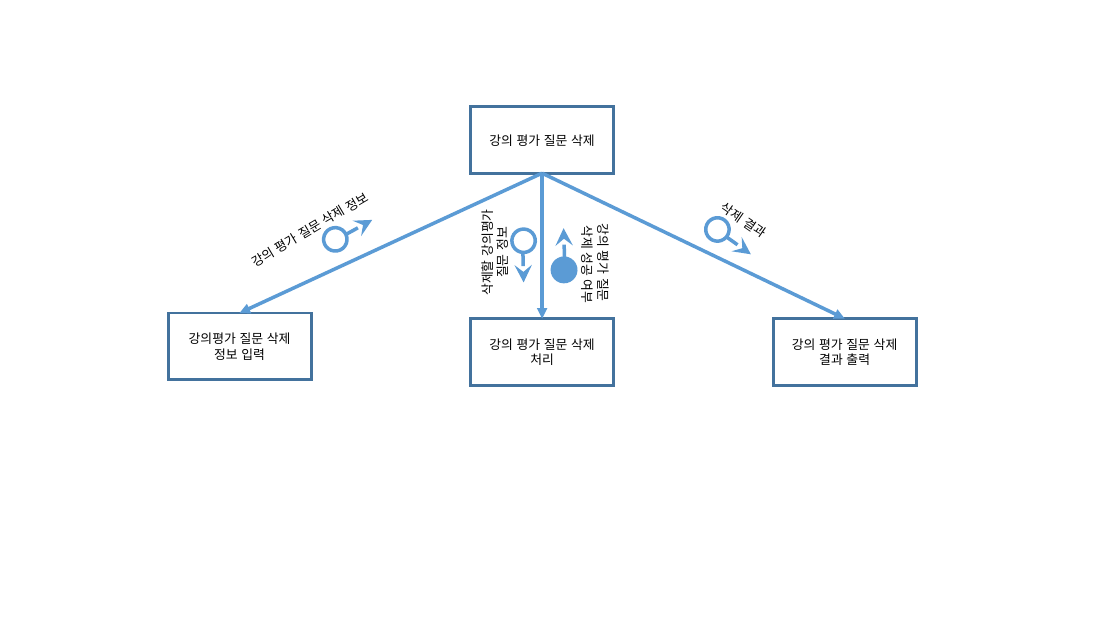
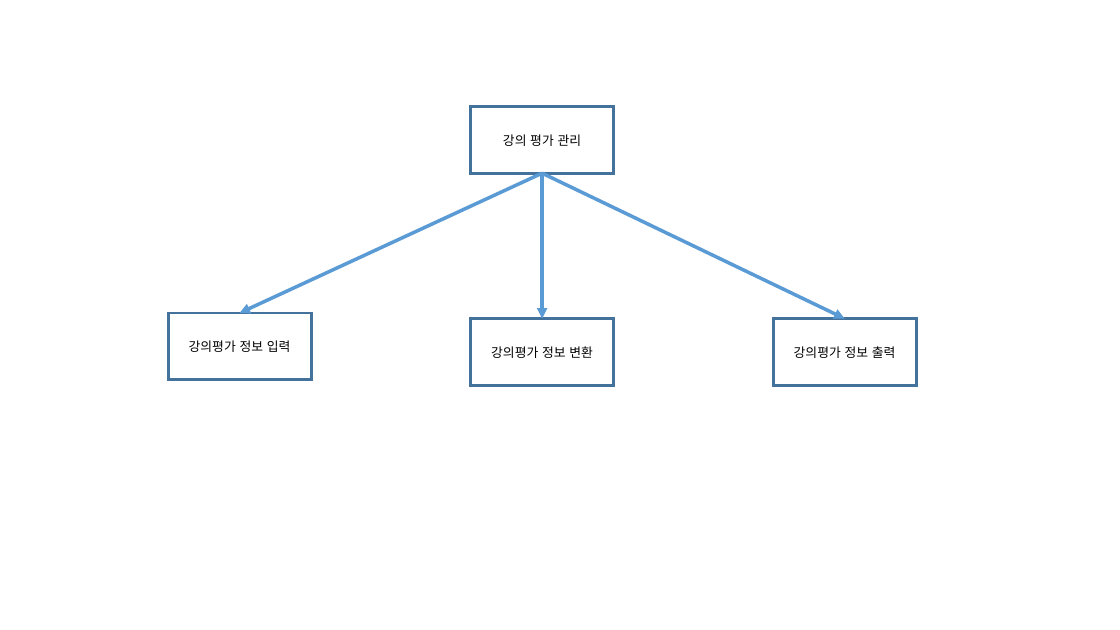
Before and after one commit to se04/se04, a slide deck: slide 1 of SDD 관련 자료/작업 결과물/프로그램 구조도(트랜스폼, 트랜젝션)/강의평가 질문 삭제.pptx. Drawn at 1120x630 pixels with LibreOffice and Linux fonts; fonts in the diff are those of the drawing. Boxes give left, top, right and bottom in pixels: in the first picture for what was removed or moved away, otherwise in the second. Text is boxed around its words. In the diff, an @@ line names an element or a change of style, - is before the commit and + after.

```diff
--- a/SDD 관련 자료/작업 결과물/프로그램 구조도(트랜스폼, 트랜젝션)/강의평가 질문 삭제.pptx
+++ b/SDD 관련 자료/작업 결과물/프로그램 구조도(트랜스폼, 트랜젝션)/강의평가 질문 삭제.pptx
@@ text in rectangle at box(503, 134, 582, 146): text changed @@
-강의 평가 질문 삭제
+강의 평가 관리
@@ text removed at box(255, 207, 346, 266) @@
-강의 평가 질문 삭제 정보
@@ text removed at box(720, 203, 762, 236) @@
-삭제 결과
@@ ellipse removed at box(320, 224, 350, 255) @@
@@ arrow removed from (346, 234) to (372, 220) @@
@@ text removed at box(478, 214, 512, 294) @@
-삭제할 강의평가
-질문 정보
@@ ellipse removed at box(507, 225, 540, 258) @@
@@ arrow removed from (565, 258) to (564, 229) @@
@@ text removed at box(579, 225, 613, 302) @@
-강의 평가 질문
-삭제 성공 여부
@@ ellipse removed at box(705, 217, 730, 242) @@
@@ arrow removed from (727, 237) to (751, 255) @@
@@ arrow removed from (523, 253) to (523, 282) @@
@@ ellipse removed at box(548, 253, 581, 286) @@
@@ text in rectangle at box(189, 340, 291, 352): text changed @@
-강의평가 질문 삭제 정보 입력
+강의평가 정보 입력
@@ text in rectangle at box(491, 346, 593, 358): text changed @@
-강의 평가 질문 삭제 처리
+강의평가 정보 변환
@@ text in rectangle at box(794, 346, 896, 358): text changed @@
-강의 평가 질문 삭제 결과 출력
+강의평가 정보 출력
```
Also in this commit, not shown: 3 other files.
